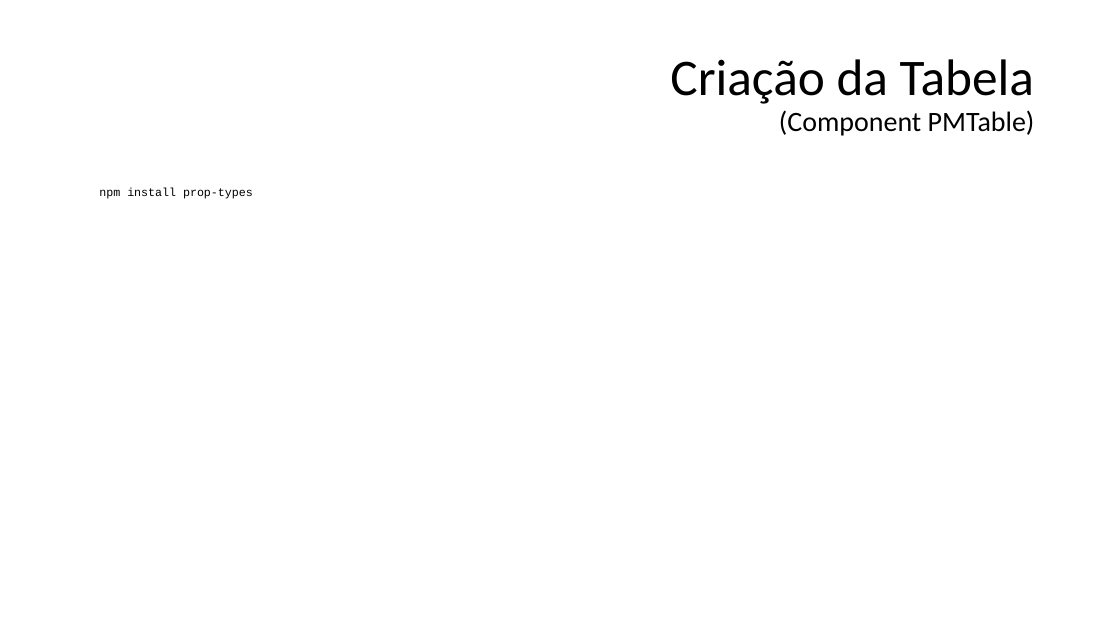
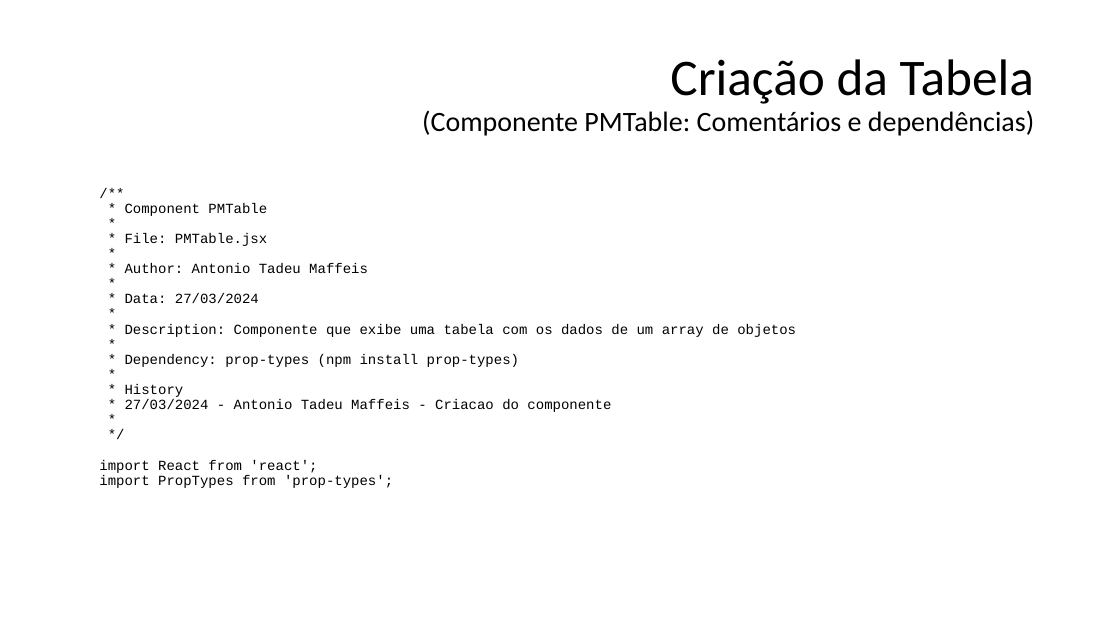
Before and after one commit to tadeumaffeis/ProgramacaoMultiplataforma, a slide deck: slide 20 of Aulas/04 - Criação de Tabela com Controles/04 - Tabela com Controles.pptx. Drawn at 1120x630 pixels with LibreOffice and Linux fonts; fonts in the diff are those of the drawing. Boxes give left, top, right and bottom in pixels: in the first picture for what was removed or moved away, otherwise in the second. Text is boxed around its words. In the diff, an @@ line names an element or a change of style, - is before the commit and + after.

```diff
--- a/Aulas/04 - Criação de Tabela com Controles/04 - Tabela com Controles.pptx
+++ b/Aulas/04 - Criação de Tabela com Controles/04 - Tabela com Controles.pptx
@@ title at (422,59,1034,136): text changed @@
-Criação da Tabela
-(Component PMTable)
+Criação da Tabela
+(Componente PMTable: Comentários e dependências)
@@ text at (99,203,796,488): text changed; size 10 to 12 pt @@
-npm install prop-types
+/**
+* Component PMTable
+*
+* File: PMTable.jsx
+*
+* Author: Antonio Tadeu Maffeis
+*
+* Data: 27/03/2024
+*
+* Description: Componente que exibe uma tabela com os dados de um array de objetos
+*
+* Dependency: prop-types (npm install prop-types)
+*
+* History
+* 27/03/2024 - Antonio Tadeu Maffeis - Criacao do componente
+*
+*/
+import React from 'react';
+import PropTypes from 'prop-types';
```
Also in this commit, not shown: 2 other slides changed, 4 slides added, 7 other files.
